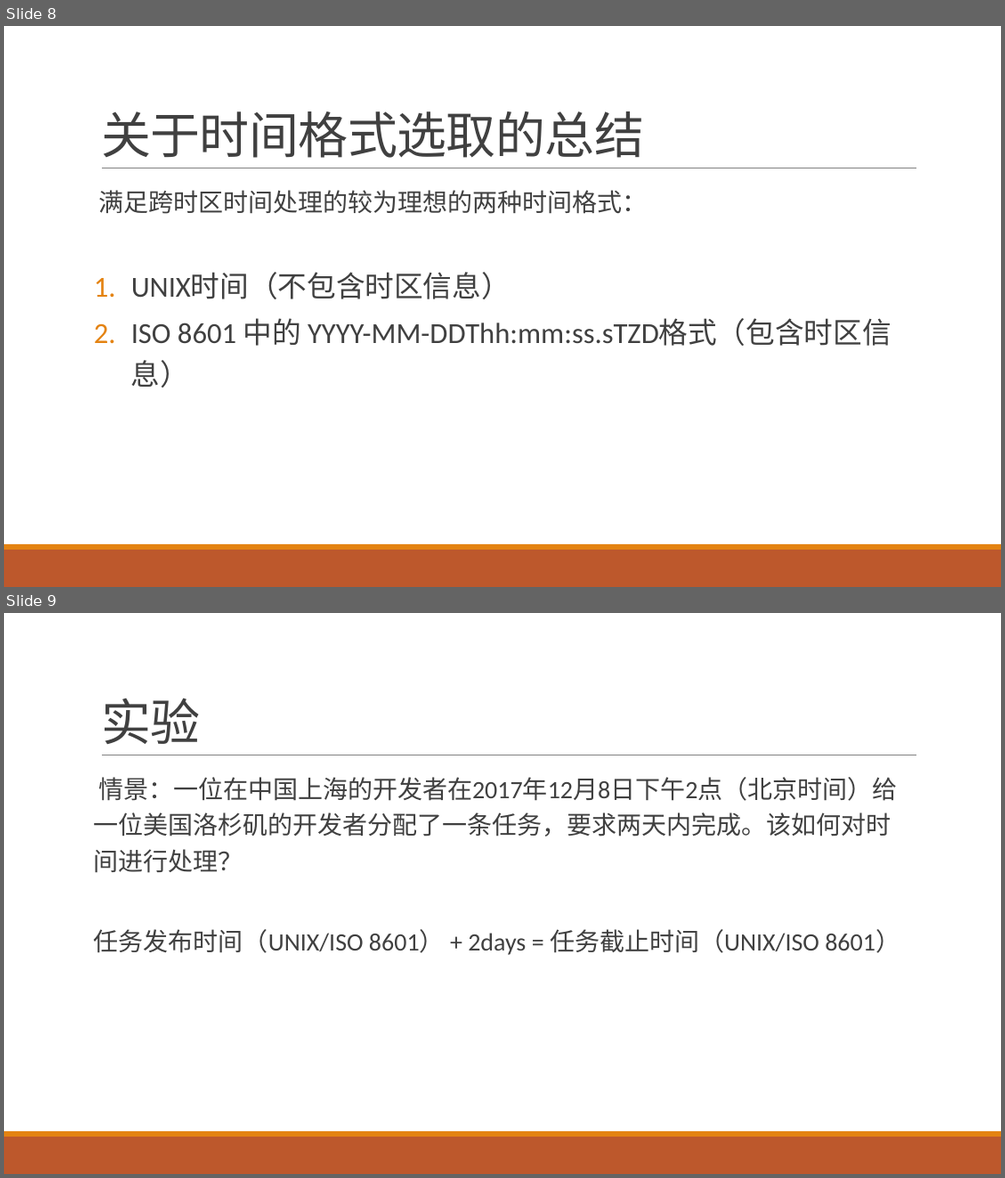
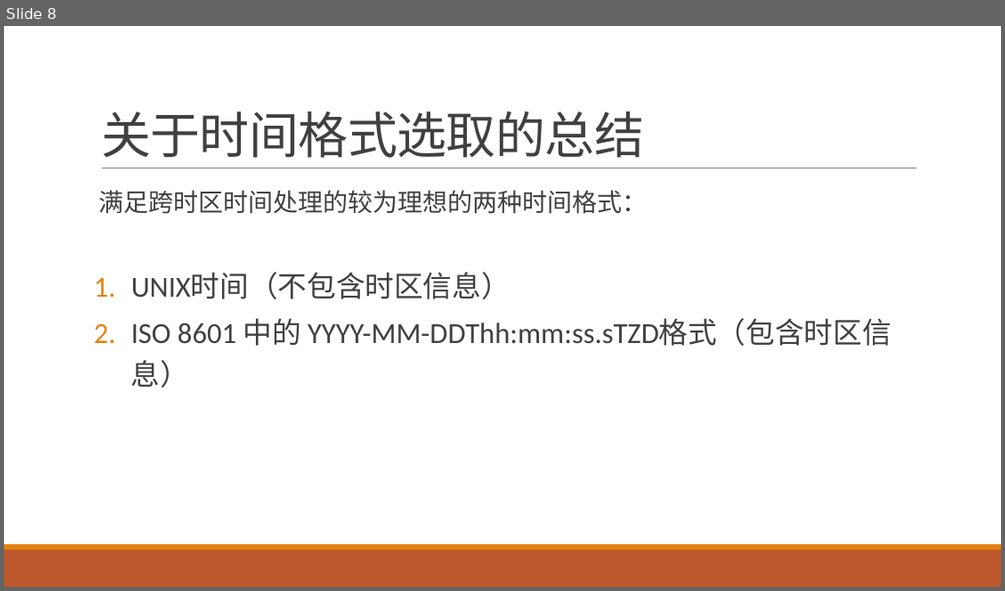
Before and after one commit to qidaneix/moment-research, a slide deck: 跨时区.pptx. Shown one above the other, each under a label of ours: slides 8 and 9 before the commit, slide 8 after it. The pictures are 1005x1178 and 1005x591 pixels, drawn with LibreOffice and Linux fonts; fonts in the diff are those of the drawing. Boxes give left, top, right and bottom in pixels: in the first picture for what was removed or moved away, otherwise in the second. Text is boxed around its words. In the diff, an @@ line names an element or a change of style, - is before the commit and + after.

```diff
--- a/跨时区.pptx
+++ b/跨时区.pptx
@@ slide 9 removed at <box>4,613,1001,1174</box>, background #FFFFFF; not listed: 3 template elements that a slide beside it also shows @@
@@ title removed at <box>101,698,200,744</box> @@
-实验
@@ text removed at <box>94,777,900,955</box> @@
-情景：一位在中国上海的开发者在2017年12月8日下午2点（北京时间）给一位美国洛杉矶的开发者分配了一条任务，要求两天内完成。该如何对时间进行处理？
-任务发布时间（UNIX/ISO 8601） + 2days = 任务截止时间（UNIX/ISO 8601）
```
Also in this commit, not shown: 1 slide changed, 6 slides added, 2 other files.
